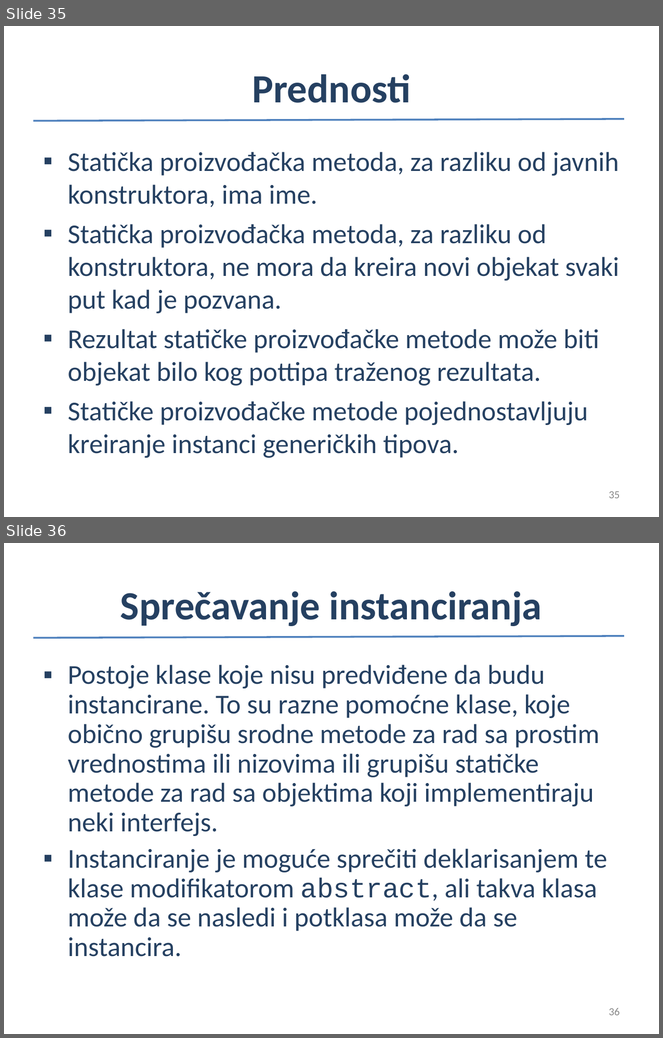
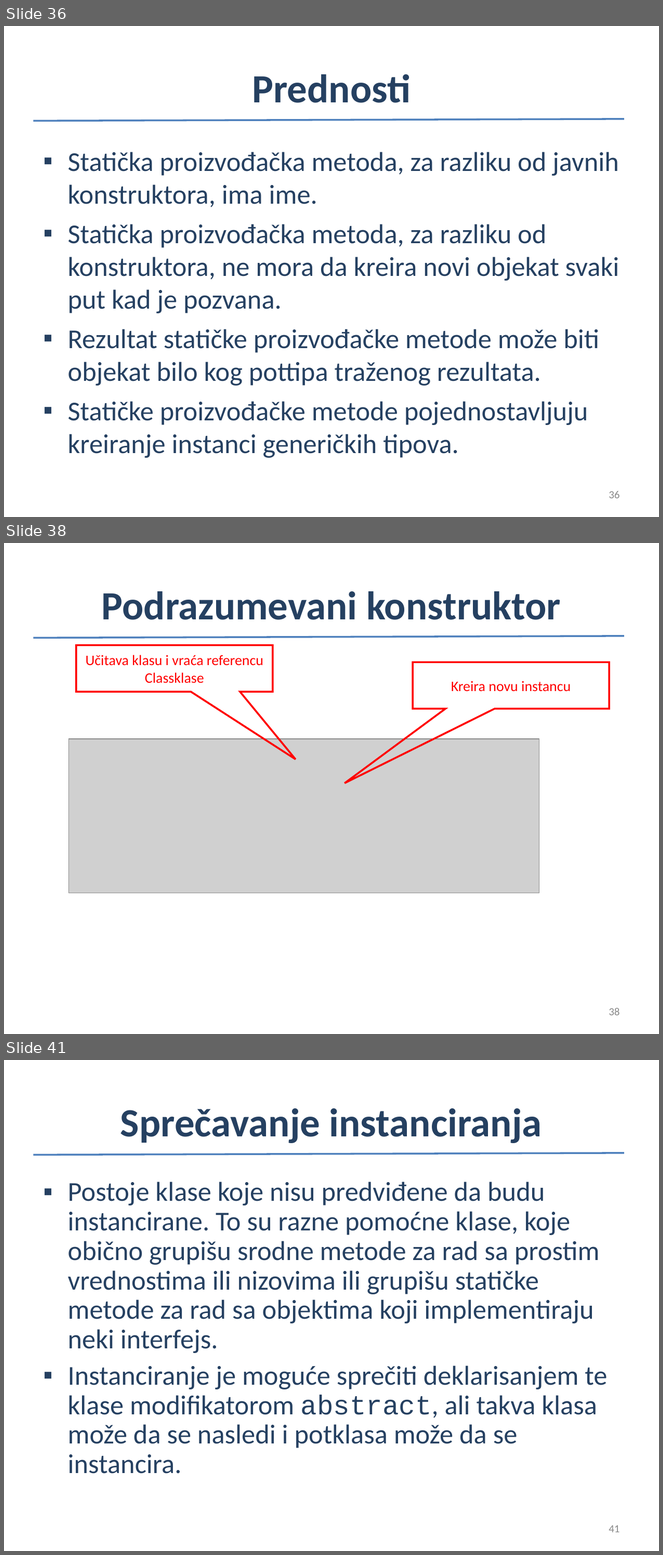
Before and after one commit to nndjov/oop2, a slide deck: 1_Izvrsavanja/1_IzvrsavanjePrograma.ppt. Shown one above the other, each under a label of ours: slides 35 and 36 before the commit, slides 36, 38 and 41 after it; the slides between them are not shown. The pictures are 663x1038 and 663x1555 pixels, drawn with LibreOffice and Linux fonts; fonts in the diff are those of the drawing; grey boxes stand for pictures. Boxes give left, top, right and bottom in pixels: in the first picture for what was removed or moved away, otherwise in the second. Text is boxed around its words. In the diff, an @@ line names an element or a change of style, - is before the commit and + after.

```diff
--- a/1_Izvrsavanja/1_IzvrsavanjePrograma.ppt
+++ b/1_Izvrsavanja/1_IzvrsavanjePrograma.ppt
@@ slide 38 added at (x1=4, y1=543, x2=659, y2=1034), background #FFFFFF; not listed: 1 template element that a slide beside it also shows @@
@@ title added at (x1=102, y1=591, x2=561, y2=620), 44 pt, text #254061, bold @@
+Podrazumevani konstruktor
@@ speech box added at (x1=76, y1=645, x2=273, y2=692), outline #FF0000 2.01 pt, 16 pt, text #FF0000 @@
+Učitava klasu i vraća referencu Classklase
@@ speech box added at (x1=413, y1=662, x2=609, y2=709), outline #FF0000 2.01 pt, 16 pt, text #FF0000 @@
+Kreira novu instancu
@@ picture added at (x1=69, y1=739, x2=539, y2=893) @@
@@ page number added at (x1=609, y1=1008, x2=620, y2=1016), 12 pt, text #898989 @@
+38
@@ what was slide 35 is now slide 36 @@
@@ page number at (x1=609, y1=491, x2=620, y2=499): text changed @@
-35
+36
@@ what was slide 36 is now slide 41 @@
@@ page number at (x1=609, y1=1525, x2=620, y2=1533): text changed @@
-36
+41
```
Also in this commit, not shown: 9 slides changed, 5 other slides added, 1 slide removed.
